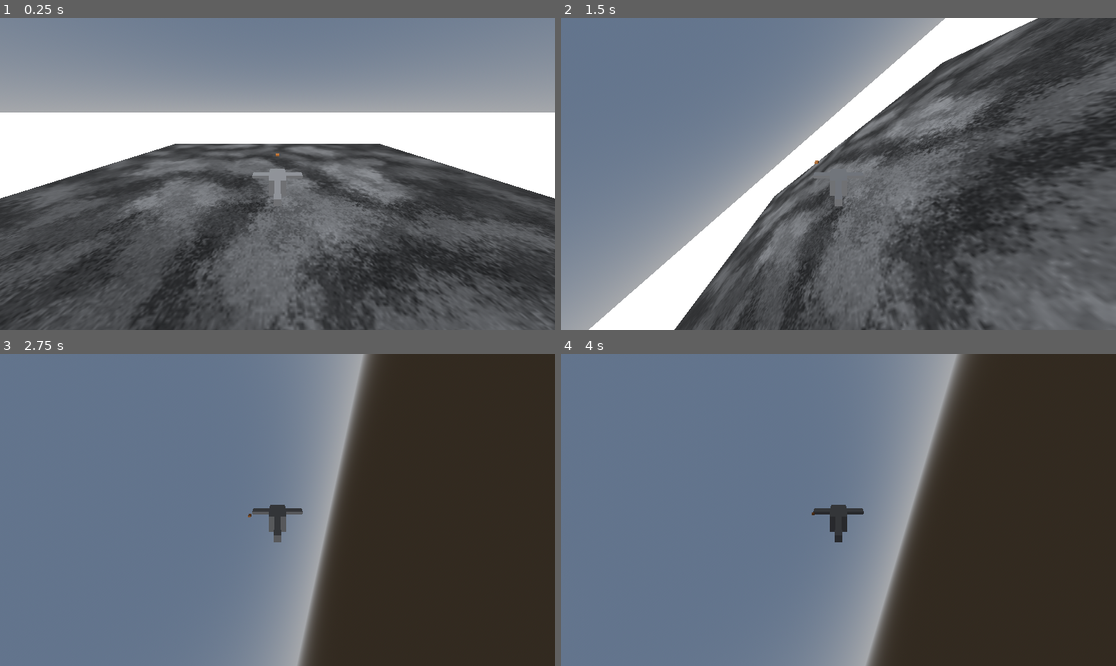
Above: before the commit, frames 1-4 (two rows, left to right).
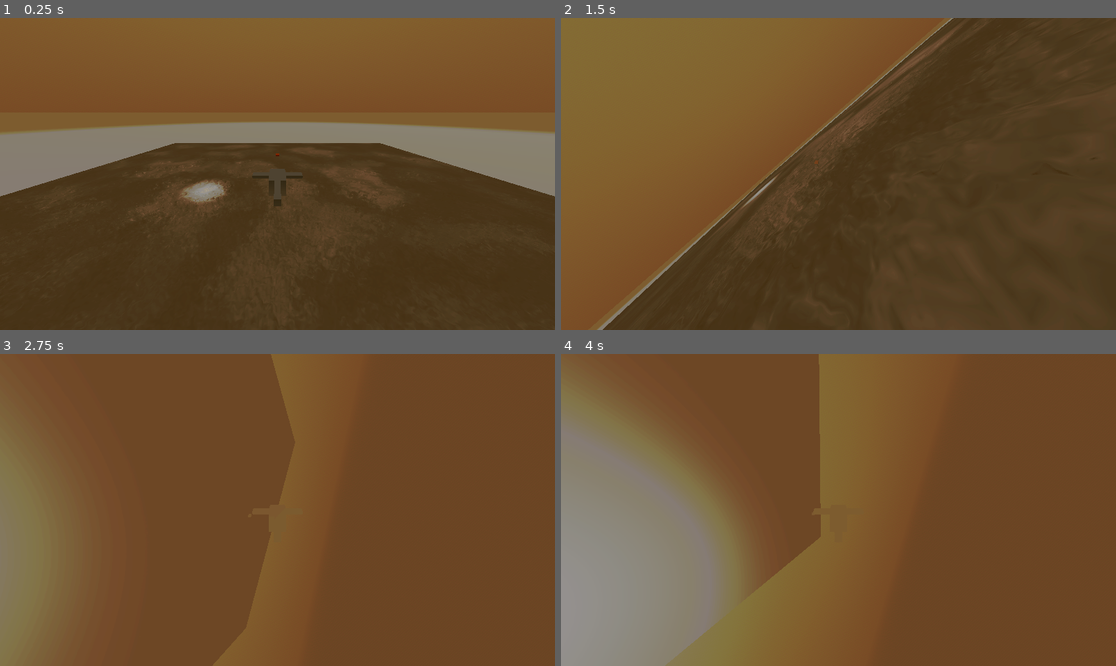
Above: after the commit, the same moments.

Repository: fracter2/here-be-le-dragon
Game: Godot game, scene res://Content/World.tscn
Two runs of this game, one before a commit and one after it. Both use one fixed random seed, a clock stepped at 60 frames per second and the inputs below.
Inputs:
- Up to frame 1 (0.25 s): no input
- Up to frame 2 (1.5 s): hold D (barrel_right) 0.53-1.28 s; tap P (flip_pitch) at 0.6, 1.35 s; hold Down (pitch_down) from 1.28 s (still down)
- Up to frame 3 (2.75 s): release Down (pitch_down) at 2.03 s; hold D (barrel_right) from 2.03 s (still down); tap P (flip_pitch) at 2.1 s
- Up to frame 4 (4 s): release D (barrel_right) at 2.78 s; hold Up (pitch_up) 2.78-3.53 s; tap P (flip_pitch) at 2.85, 3.6 s; hold A (barrel_left) from 3.53 s (still down)

The runs differ from the first frame. In frame 1, 100% of the frame differs, in the area x 0-100%, y 0-100%; in frame 2, 100%; in frame 3, 100%; in frame 4, 100%.

Commit message:
Added fog, tonemapping and some trippy color adjustments

Diff:
--- a/Content/World.tscn
+++ b/Content/World.tscn
@@ -1,8 +1,20 @@
-[gd_scene load_steps=15 format=3 uid="uid://cau8xekrywn03"]
+[gd_scene load_steps=21 format=3 uid="uid://cau8xekrywn03"]
 
 [ext_resource type="PackedScene" uid="uid://d1gyep613eqe1" path="res://Content/Helicopter.tscn" id="1_k5ufn"]
 
+[sub_resource type="Gradient" id="Gradient_k5ufn"]
+offsets = PackedFloat32Array(0, 0.0833333, 0.205556, 0.288793, 0.336207, 0.372222, 0.405556, 0.527778, 0.588889, 0.8, 1)
+colors = PackedColorArray(0, 0, 0, 1, 7.52043e-10, 0.0477443, 0.000931324, 1, 0.119996, 0.0925577, 0.0441069, 1, 0.217604, 0.204931, 0.182553, 1, 0.301382, 0.301382, 0.301382, 1, 0.456231, 0.456231, 0.456231, 1, 0.51282, 0.483434, 0.425593, 1, 0.560762, 0.560762, 0.560762, 1, 0.605864, 0.582232, 0.51995, 1, 0.834705, 0.779139, 0.728304, 1, 1, 1, 1, 1)
+
+[sub_resource type="GradientTexture1D" id="GradientTexture1D_t4kx2"]
+gradient = SubResource("Gradient_k5ufn")
+
 [sub_resource type="ProceduralSkyMaterial" id="ProceduralSkyMaterial_t4kx2"]
+sky_top_color = Color(0.516013, 0.432784, 0.333942, 1)
+sky_horizon_color = Color(0.33653, 0.269842, 0.170804, 1)
+sky_curve = 0.27991
+ground_horizon_color = Color(0.337255, 0.270588, 0.172549, 1)
+sun_curve = 0.270376
 
 [sub_resource type="Sky" id="Sky_hlcxu"]
 sky_material = SubResource("ProceduralSkyMaterial_t4kx2")
@@ -11,6 +23,24 @@
 [sub_resource type="Environment" id="Environment_pq6nd"]
 background_mode = 2
 sky = SubResource("Sky_hlcxu")
+ambient_light_source = 2
+ambient_light_color = Color(0.0228915, 0.090661, 1.8049e-08, 1)
+tonemap_mode = 4
+glow_enabled = true
+glow_hdr_threshold = 0.83
+fog_enabled = true
+fog_mode = 1
+fog_light_color = Color(0.39146, 0.35297, 0.295208, 1)
+fog_sun_scatter = 0.33
+fog_density = 1.0
+fog_sky_affect = 0.809
+fog_height = 8.31
+fog_height_density = 0.1822
+fog_depth_curve = 0.225313
+fog_depth_begin = 149.9
+fog_depth_end = 250.0
+adjustment_enabled = true
+adjustment_color_correction = SubResource("GradientTexture1D_t4kx2")
 
 [sub_resource type="CameraAttributesPractical" id="CameraAttributesPractical_wdgk3"]
 
@@ -47,7 +77,7 @@
 size = Vector2(20000, 20000)
 
 [sub_resource type="BoxShape3D" id="BoxShape3D_k5ufn"]
-size = Vector3(20000, 1, 20000)
+size = Vector3(20000, 3.40912, 20000)
 
 [sub_resource type="BoxShape3D" id="BoxShape3D_t4kx2"]
 size = Vector3(80, 5, 80)
@@ -65,9 +95,40 @@
 [sub_resource type="NoiseTexture2D" id="NoiseTexture2D_t4kx2"]
 noise = SubResource("FastNoiseLite_k5ufn")
 
+[sub_resource type="FastNoiseLite" id="FastNoiseLite_hlcxu"]
+noise_type = 3
+fractal_type = 3
+domain_warp_enabled = true
+domain_warp_type = 2
+domain_warp_fractal_type = 2
+domain_warp_fractal_octaves = 3
+
+[sub_resource type="NoiseTexture2D" id="NoiseTexture2D_pq6nd"]
+seamless = true
+noise = SubResource("FastNoiseLite_hlcxu")
+
+[sub_resource type="FastNoiseLite" id="FastNoiseLite_wdgk3"]
+noise_type = 3
+fractal_type = 3
+domain_warp_enabled = true
+domain_warp_type = 2
+domain_warp_fractal_type = 2
+domain_warp_fractal_octaves = 3
+
+[sub_resource type="NoiseTexture2D" id="NoiseTexture2D_53wj3"]
+seamless = true
+as_normal_map = true
+noise = SubResource("FastNoiseLite_wdgk3")
+
 [sub_resource type="StandardMaterial3D" id="StandardMaterial3D_hlcxu"]
 albedo_color = Color(0.586272, 0.586272, 0.586272, 1)
 albedo_texture = SubResource("NoiseTexture2D_t4kx2")
+normal_enabled = true
+normal_texture = SubResource("NoiseTexture2D_53wj3")
+heightmap_enabled = true
+heightmap_texture = SubResource("NoiseTexture2D_pq6nd")
+distance_fade_min_distance = 0.61
+distance_fade_max_distance = 12.77
 
 [sub_resource type="SceneReplicationConfig" id="SceneReplicationConfig_k5ufn"]
 
@@ -84,6 +145,7 @@
 
 [node name="DirectionalLight3D" type="DirectionalLight3D" parent="."]
 transform = Transform3D(0.913886, 0.132017, -0.383906, 0.265785, 0.520252, 0.811601, 0.306873, -0.843748, 0.440363, 0, 16.5198, 0)
+light_energy = 0.295
 
 [node name="Map" type="Node3D" parent="."]
 
@@ -92,8 +154,10 @@
 metadata/_edit_group_ = true
 
 [node name="StaticBody3D" type="StaticBody3D" parent="Map/MeshInstance3D"]
+collision_priority = 100.0
 
 [node name="CollisionShape3D" type="CollisionShape3D" parent="Map/MeshInstance3D/StaticBody3D"]
+transform = Transform3D(1, 0, 0, 0, 1, 0, 0, 0, 1, 0, -1.55234, 0)
 shape = SubResource("BoxShape3D_k5ufn")
 
 [node name="StaticBody3D" type="StaticBody3D" parent="Map"]
@@ -112,12 +176,19 @@
 [node name="Helicopter" parent="Entities" instance=ExtResource("1_k5ufn")]
 transform = Transform3D(1, 0, 0, 0, 1, 0, 0, 0, 1, 0, 5.51246, 0)
 rotation_edit_mode = 2
-axis_lock_linear_x = true
-axis_lock_linear_y = true
-axis_lock_linear_z = true
 
 [node name="MultiplayerSpawner" type="MultiplayerSpawner" parent="."]
-_spawnable_scenes = PackedStringArray("")
 
 [node name="MultiplayerSynchronizer" type="MultiplayerSynchronizer" parent="."]
 replication_config = SubResource("SceneReplicationConfig_k5ufn")
+
+[node name="OmniLight3D" type="OmniLight3D" parent="."]
+transform = Transform3D(1, 0, 0, 0, 1, 0, 0, 0, 1, -10.9128, 4.31812, -4.21258)
+light_energy = 8.351
+
+[node name="SpotLight3D" type="SpotLight3D" parent="."]
+transform = Transform3D(1, 0, 0, 0, 0.960745, 0.277432, 0, -0.277432, 0.960745, -9.19285, 6.80372, -7.6622)
+light_energy = 5.81
+spot_range = 13.8376
+spot_angle = 10.4154
+spot_angle_attenuation = 0.0106722
